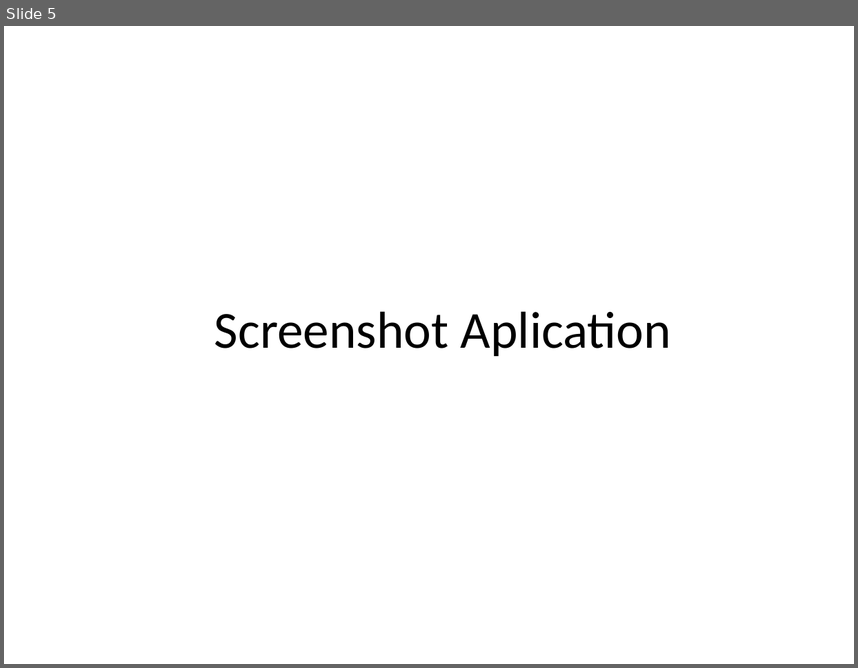
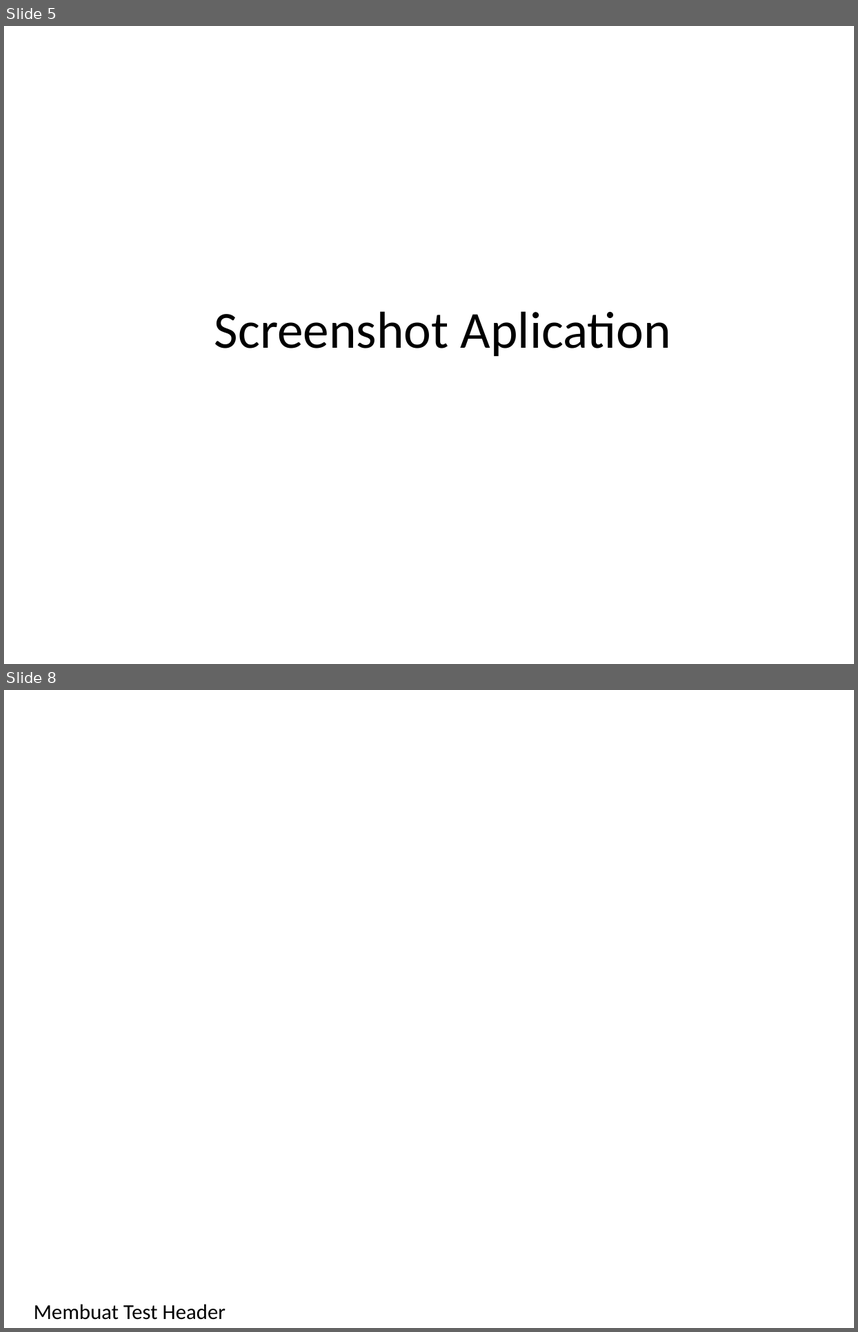
Before and after one commit to angelamuliawan/ujianonlinelatest, a slide deck: BAZ Online Exam.pptx. Shown one above the other, each under a label of ours: slide 5 before the commit, slides 5 and 8 after it; the slides between them are not shown. The pictures are 858x668 and 858x1332 pixels, drawn with LibreOffice and Linux fonts; fonts in the diff are those of the drawing; background and template pictures are left out. Boxes give left, top, right and bottom in pixels: in the first picture for what was removed or moved away, otherwise in the second. Text is boxed around its words. In the diff, an @@ line names an element or a change of style, - is before the commit and + after.

```diff
--- a/BAZ Online Exam.pptx
+++ b/BAZ Online Exam.pptx
@@ slide 8 added at (x1=4, y1=690, x2=854, y2=1328), background picture (left out) @@
@@ text added at (x1=34, y1=1303, x2=225, y2=1319), 18 pt, text #000000 @@
+Membuat Test Header
```
Also in this commit, not shown: 6 other slides added, 4 other files.
